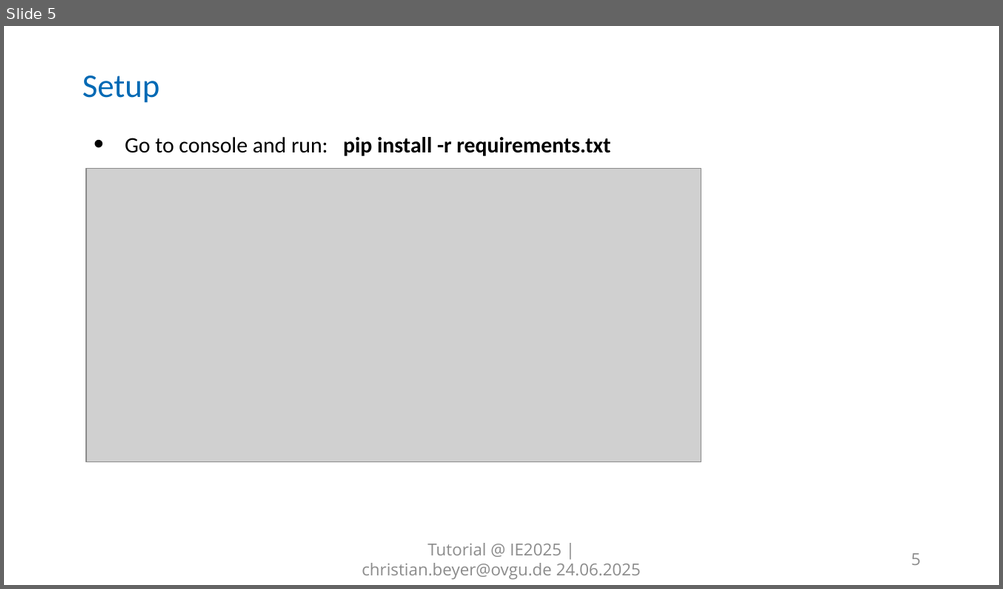
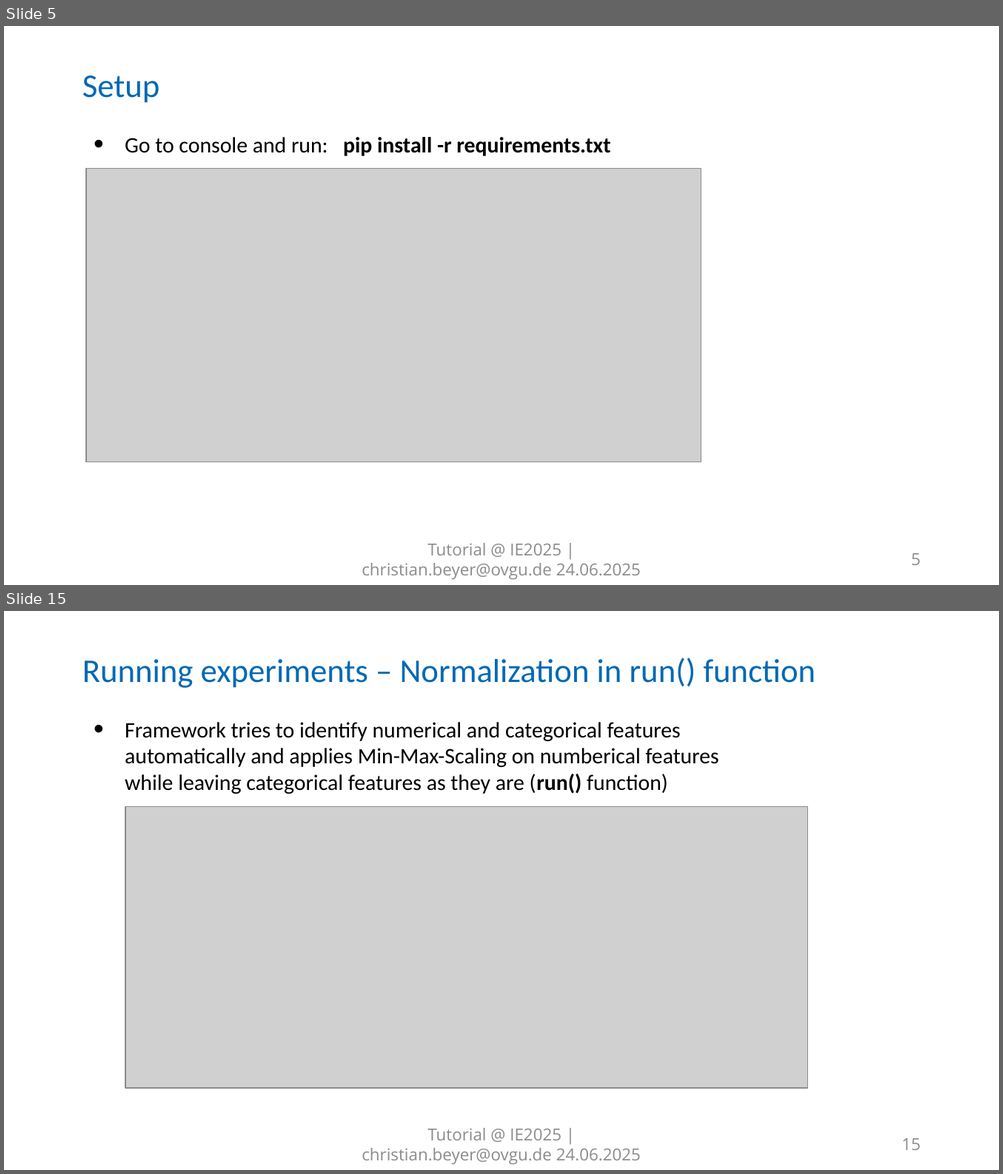
Before and after one commit to cbeyer-code/AFA_Workshop_IE2025, a slide deck: Framework 101.pptx. Shown one above the other, each under a label of ours: slide 5 before the commit, slides 5 and 15 after it; the slides between them are not shown. The pictures are 1003x589 and 1003x1174 pixels, drawn with LibreOffice and Linux fonts; fonts in the diff are those of the drawing; grey boxes stand for pictures; background and template pictures are left out. Boxes give left, top, right and bottom in pixels: in the first picture for what was removed or moved away, otherwise in the second. Text is boxed around its words. In the diff, an @@ line names an element or a change of style, - is before the commit and + after.

```diff
--- a/Framework 101.pptx
+++ b/Framework 101.pptx
@@ slide 15 added at <box>4,611,999,1170</box>, background #FFFFFF; not listed: 8 template elements that a slide beside it also shows @@
@@ title added at <box>82,658,816,688</box>, 24 pt, text #0069B4 @@
+Running experiments – Normalization in run() function
@@ text added at <box>125,722,719,794</box>, 16 pt, text #000000 @@
+• Framework tries to identify numerical and categorical features automatically and applies Min-Max-Scaling on numberical features while leaving categorical features as they are (run() function)
@@ picture added at <box>125,807,808,1088</box> @@
@@ text added at <box>361,1128,640,1165</box>, 12 pt, text #8C8C8C @@
+Tutorial @ IE2025 | christian.beyer@ovgu.de 24.06.2025
@@ page number added at <box>902,1139,921,1150</box>, 12 pt, text #8C8C8C @@
+15
```
Also in this commit, not shown: 1 slide changed, 12 other slides added.
